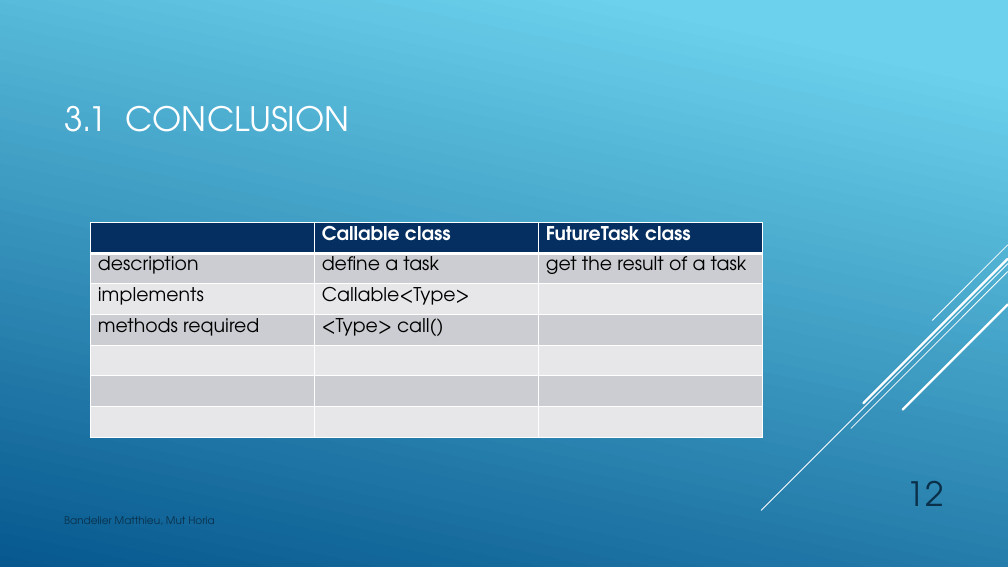
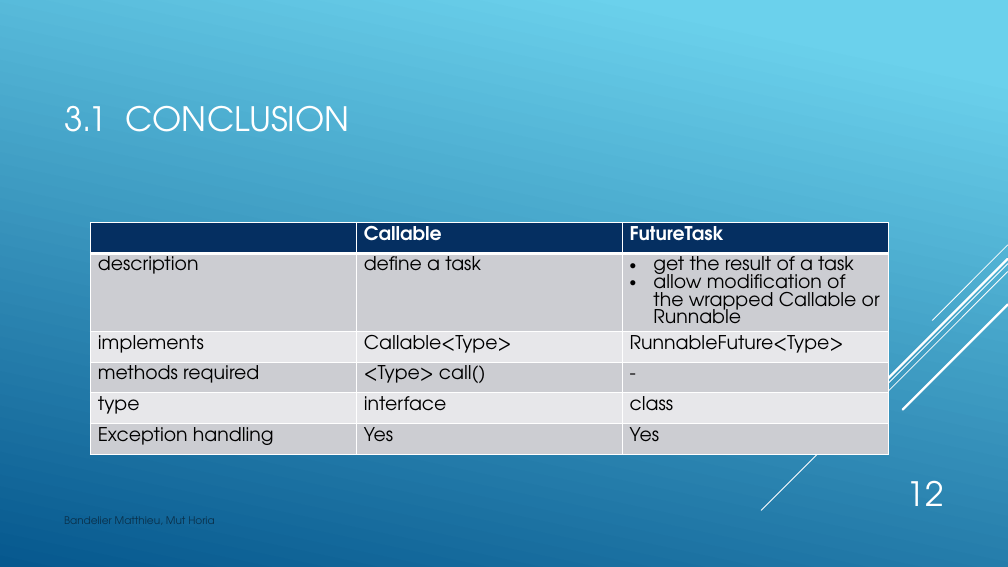
Before and after one commit to Drakesinger/FutureTaskAndCallable, a slide deck: slide 12 of presentation/CallableFutureTask.pptx. Drawn at 1008x567 pixels with LibreOffice and Linux fonts; fonts in the diff are those of the drawing. Boxes give left, top, right and bottom in pixels: in the first picture for what was removed or moved away, otherwise in the second. Text is boxed around its words. In the diff, an @@ line names an element or a change of style, - is before the commit and + after.

Commit message:
Finish FutureTask part of the presentation.

```diff
--- a/presentation/CallableFutureTask.pptx
+++ b/presentation/CallableFutureTask.pptx
@@ table at <box>90,222,889,474</box> @@
-row 1:  | Callable class | FutureTask class
-row 2: description | define a task | get the result of a task
-row 3: implements | Callable<Type> | 
-row 4: methods required | <Type> call() | 
-row 5:  |  | 
-row 6:  |  | 
-row 7:  |  | 
+row 1:  | Callable | FutureTask
+row 2: description | define a task | get the result of a task / allow modification of the wrapped Callable or Runnable
+row 3: implements | Callable<Type> | RunnableFuture<Type>
+row 4: methods required | <Type> call() | -
+row 5: type | interface | class
+row 6: Exception handling | Yes | Yes
@@ table: place and size @@
-table at <box>90,222,761,437</box>
+table at <box>90,222,889,474</box>
@@ page number at <box>906,480,943,506</box>: text colour #0A304A to #FFFFFF @@
```
Also in this commit, not shown: 5 other slides changed.
